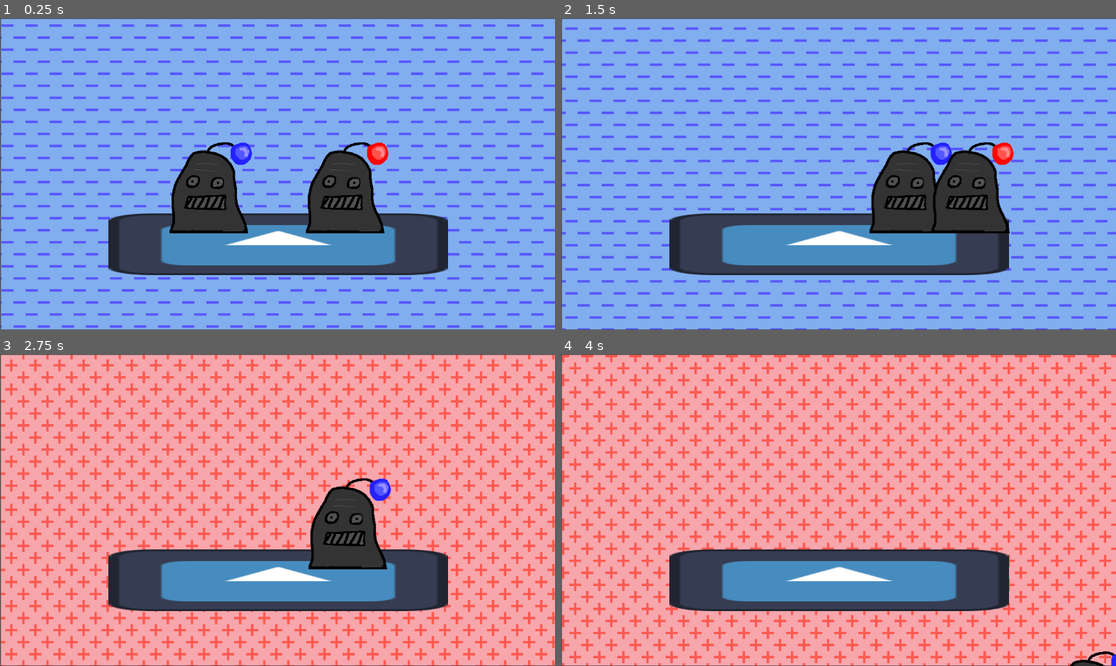
Above: before the commit, frames 1-4 (two rows, left to right).
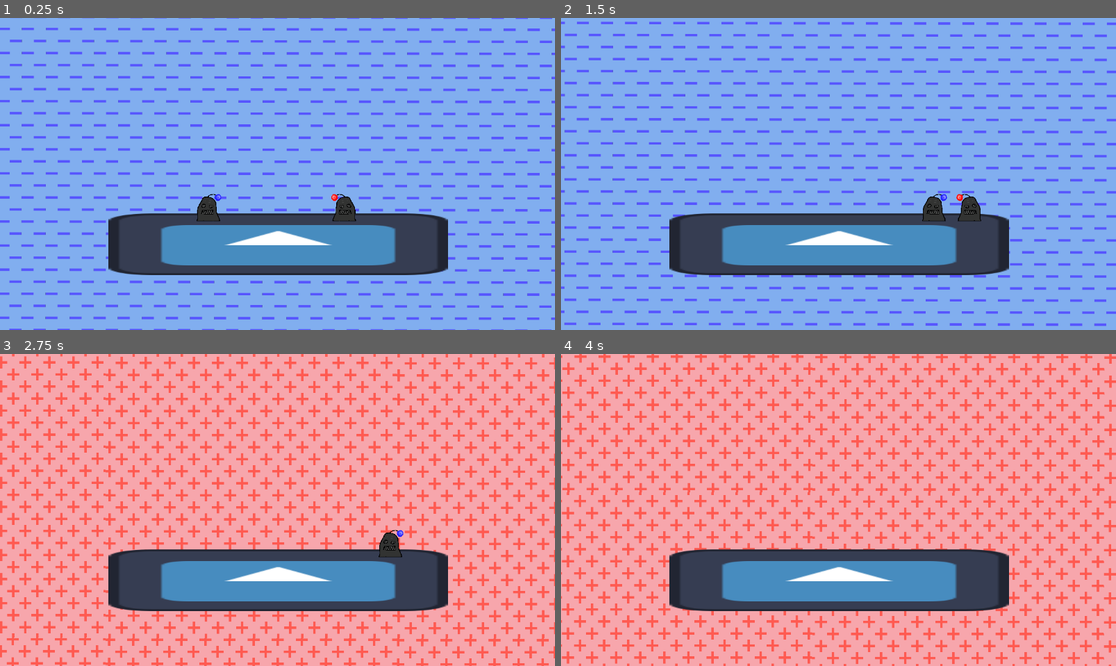
Above: after the commit, the same moments.

Repository: Jyeung05/Magnet-Dudes
Game: Godot game, scene res://scenes/test_level.tscn
Two runs of this game, one before a commit and one after it. Both use one fixed random seed, a clock stepped at 60 frames per second and the inputs below. The engine's default icon, where the game draws it, is replaced by a stand-in: a white triangle on a blue panel in a dark square.
Inputs:
- Up to frame 1 (0.25 s): no input
- Up to frame 2 (1.5 s): tap Enter (ui_accept) at 0.5, 0.77 s; hold Right (ui_right) from 0.53 s (still down)
- Up to frame 3 (2.75 s): tap Enter (ui_accept) at 1.52 s; release Right (ui_right) at 2.03 s; hold Left (ui_left) from 2.03 s (still down)
- Up to frame 4 (4 s): release Left (ui_left) at 2.78 s; hold Right (ui_right) from 2.78 s (still down); tap Enter (ui_accept) at 3.02, 3.77 s

The runs differ from the first frame. In frame 1, 26% of the frame differs, in the area x 0-100%, y 0-100%; in frame 2, 26%; in frame 3, 37%; in frame 4, 30%.

Commit message:
fixed characters

Diff:
--- a/scenes/background.tscn
+++ b/scenes/background.tscn
@@ -8,11 +8,11 @@
 
 [sub_resource type="ShaderMaterial" id="ShaderMaterial_xrmdy"]
 shader = ExtResource("1_k0r8x")
-shader_parameter/speed = 0.1
+shader_parameter/speed = 0.2
 
 [sub_resource type="ShaderMaterial" id="ShaderMaterial_5ospn"]
 shader = ExtResource("3_8ri6v")
-shader_parameter/speed = 0.3
+shader_parameter/speed = 0.2
 
 [node name="background" type="Control"]
 layout_mode = 3
--- a/scenes/player_1.tscn
+++ b/scenes/player_1.tscn
@@ -7,9 +7,11 @@
 size = Vector2(128, 127)
 
 [node name="player_1" type="CharacterBody2D"]
+scale = Vector2(0.3, 0.3)
 script = ExtResource("1_2kw6b")
 
 [node name="Sprite2D" type="Sprite2D" parent="."]
+texture_filter = 1
 texture = ExtResource("2_yi08p")
 
 [node name="CollisionShape2D" type="CollisionShape2D" parent="."]
--- a/scenes/player_2.tscn
+++ b/scenes/player_2.tscn
@@ -7,10 +7,13 @@
 size = Vector2(128, 127)
 
 [node name="player2" type="CharacterBody2D"]
+scale = Vector2(0.3, 0.3)
 script = ExtResource("1_x8841")
 
 [node name="Sprite2D" type="Sprite2D" parent="."]
+texture_filter = 1
 texture = ExtResource("2_kwfhi")
+flip_h = true
 
 [node name="CollisionShape2D" type="CollisionShape2D" parent="."]
 position = Vector2(2, 1.5)
--- a/scenes/test_level.tscn
+++ b/scenes/test_level.tscn
@@ -12,12 +12,13 @@
 anchors_preset = 0
 anchor_right = 0.0
 anchor_bottom = 0.0
-offset_left = -573.0
-offset_top = -297.0
-offset_right = 582.0
-offset_bottom = 348.0
+offset_left = -9425.0
+offset_top = -4556.0
+offset_right = 9332.0
+offset_bottom = 5953.0
 grow_horizontal = 1
 grow_vertical = 1
+rotation = 0.00165332
 
 [node name="platform" parent="." instance=ExtResource("1_yr3l8")]
 position = Vector2(2, 171)
